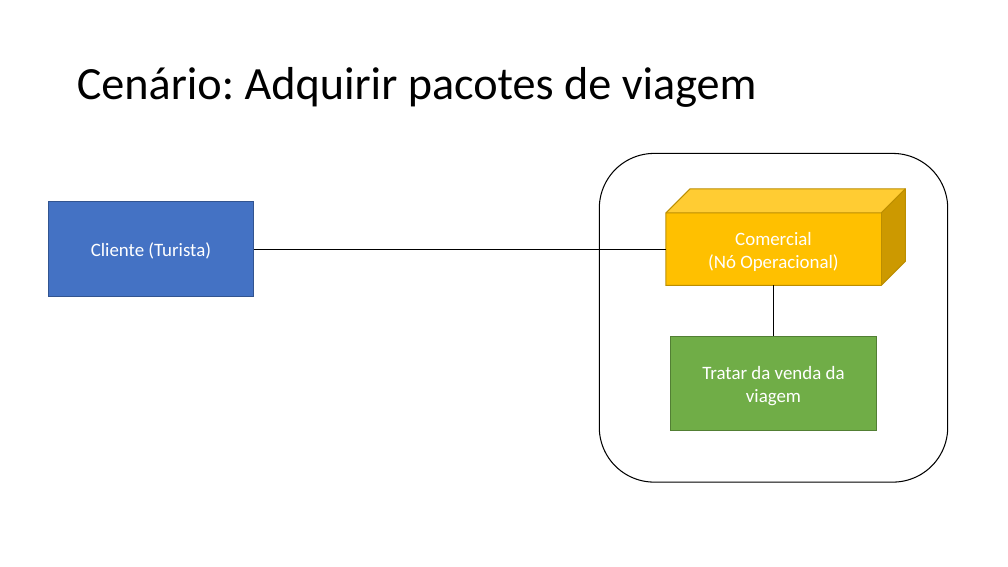
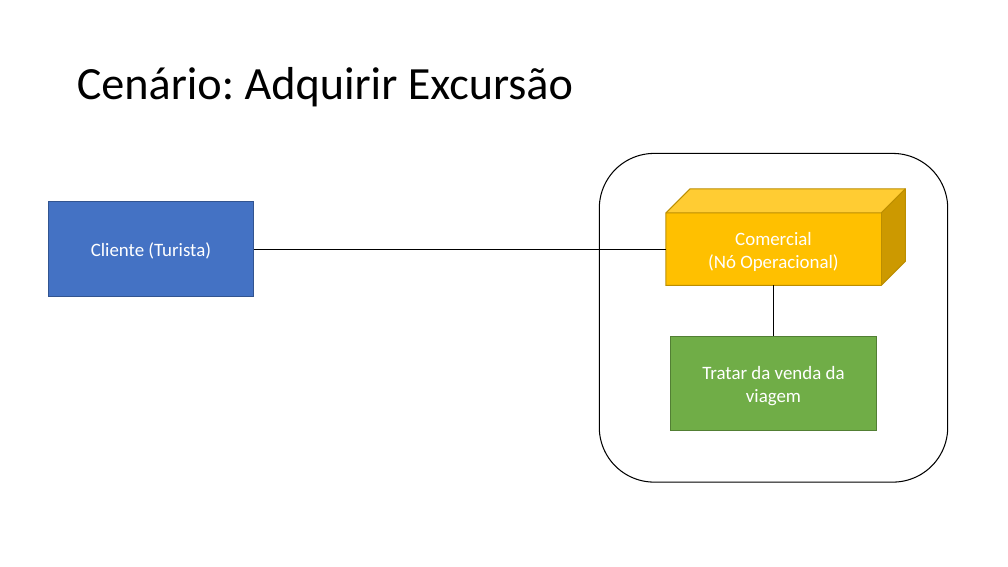
Before and after one commit to Road-on/RoadOn, a slide deck: slide 2 of 15. Arquitetura de Negócio Para Cada Cenário.pptx. Drawn at 1008x567 pixels with LibreOffice and Linux fonts; fonts in the diff are those of the drawing. Boxes give left, top, right and bottom in pixels: in the first picture for what was removed or moved away, otherwise in the second. Text is boxed around its words. In the diff, an @@ line names an element or a change of style, - is before the commit and + after.

```diff
--- a/15. Arquitetura de Negócio Para Cada Cenário.pptx
+++ b/15. Arquitetura de Negócio Para Cada Cenário.pptx
@@ title at (77,67,573,107): text changed @@
-Cenário: Adquirir pacotes de viagem
+Cenário: Adquirir Excursão
```
Also in this commit, not shown: 3 other slides changed, 1 other file.
